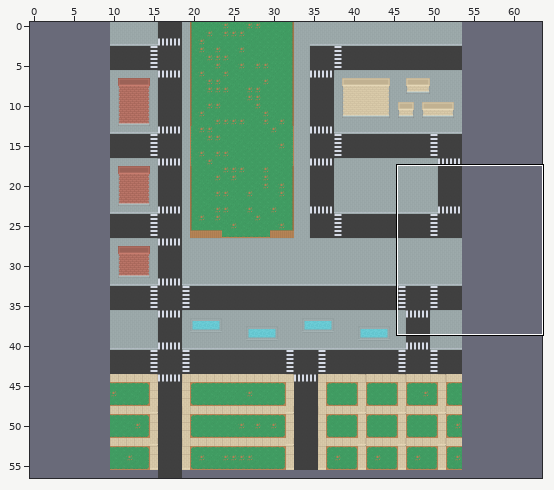
Two versions of a level (LDtk project, Assets/two.ldtk). The first picture is a wide view before the edit; the outline marks the close-up.
Close-up. Before the commit:
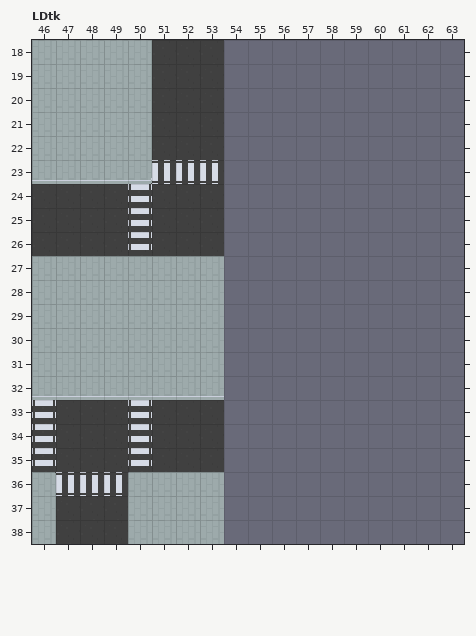
Cells are 16x16 px. Shown: LDtk x 46..63, y 18..38. The commit also changed other parts of the map, which this record leaves out. The old version is drawn lined up with the new one.
Now the later version:
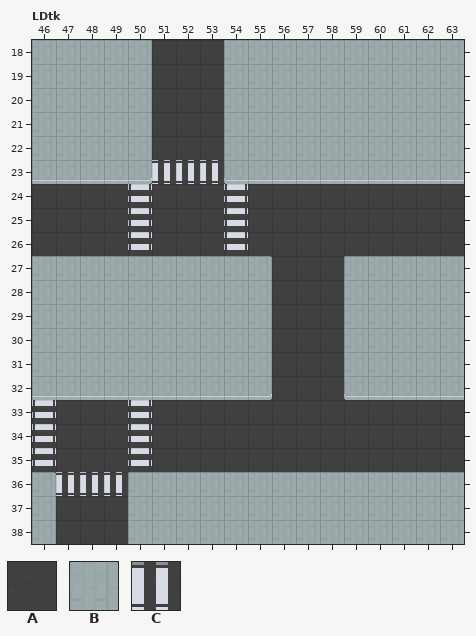
Key: from "Drivable": A 1 "Road"; from "Walkable": B 1 "City_Sidewalk", C 2 "Crosswalk".
_ is an empty cell.
Change:
map size 44x56 -> 64x56 cells (old content now starts at 10,0; both pictures use the new coordinates)
Layer "Drivable":
The author put tile A in rows 24 to 26 at x 54 to 63; in rows 27 to 32 at x 56 to 58; in rows 33 to 35 at x 54 to 63.
Layer "Walkable":
The author put tile B in rows 18 to 23 at x 54 to 63; in rows 27 to 32 at x 54 to 55 and 59 to 63; in rows 36 to 38 at x 54 to 63.
The author put tile C in rows 24 to 26 at x 54.
